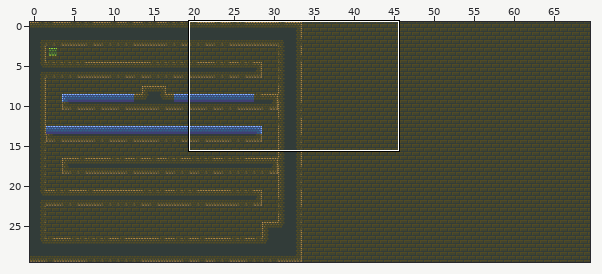
Two versions of a level (Tiled map, Platformer/android/assets/level1.tmx). Above, an overview of the earlier version with the close-up marked.
Close-up. First the earlier version:
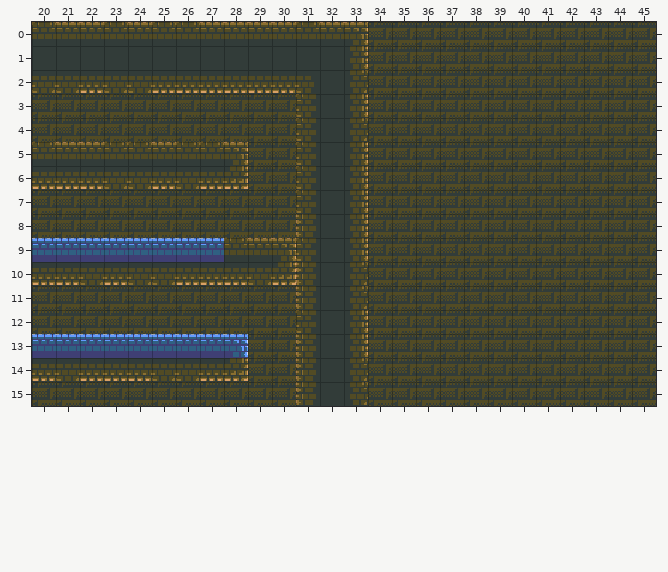
Cells are 16x16 px. Shown: x 20..45, y 0..15. The commit also changed other parts of the map, which this record leaves out.
After the commit:
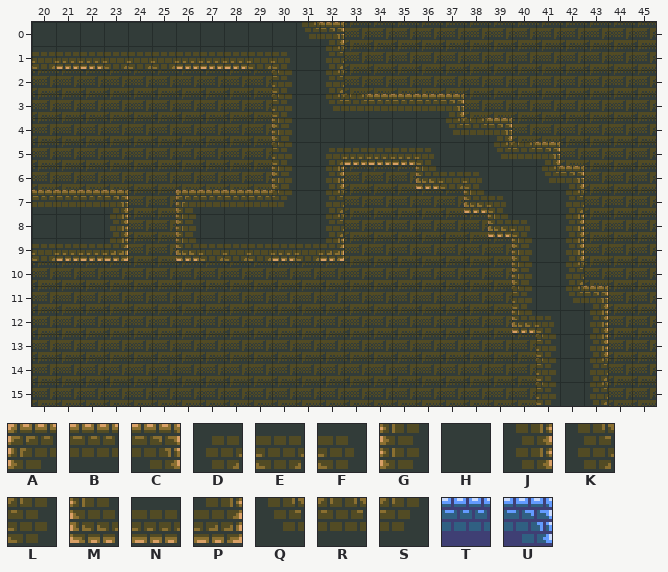
Key: from "bricks": A 0, B 1, C 2, D 8, E 9, F 10, G 11, H 12, J 13, K 19, L 21, M 22, N 23, P 24, Q 30, R 31, S 32, T 34, U 35.
_ is an empty cell, . an unchanged one.
Difference:
--- layer "Ground"
@@ x 20..43 @@
- 0 RBBRBRRBBBBRBC..........
- 1 HHHHHHHHHHH.HJ..........
- 2 EENEENNNNNNFHK..........
- 3 .........._LHJ____......
- 4 .........._L.K______....
- 5 RBBRRBRRC._LHJ________..
- 6 NNNEENENP._LHJ.._______.
- 7 ____.._____LHJ...._____.
- 8 ____.._____GHJ.....____.
- 9 TTTTTTTTRBCLHJ......___.
-10 NNENEENNNEPGHK......___.
-11 ...........GHK......____
-12 ...........LHJ......____
-13 TTTTTTTTU..GHJ.......___
-14 NENNNEENP..GHK.......___
-15 ...........GHK.......___
+ 0 HHHHHHHHHHHQC_..........
+ 1 ENNEEENNNEF.K_..........
+ 2 __________LHK_..........
+ 3 ..........LHQRBBBC......
+ 4 ..........GH.HHHHQRC....
+ 5 _________.LHDNNNFHHQRC..
+ 6 _________.GHJ_..MEFHHQC.
+ 7 BBBC..ABBBSHK_....MFHHK.
+ 8 HHHJ..GHHHHHK_.....MFHJ.
+ 9 ENNP__MEEENEP_......GHJ.
+10 ______________......GHK.
+11 ...........___......LHQC
+12 ...........___......MFHJ
+13 _________..___.......LHJ
+14 _________..___.......LHK
+15 ...........___.......LHK
